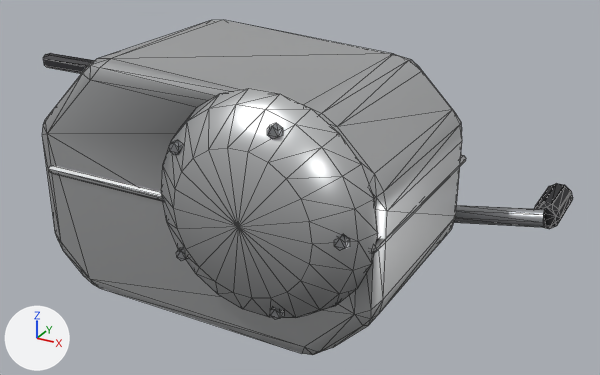
The glTF model public/models/modcar/parts/gb_moto.glb, before and after one commit.
Camera for both pictures: a 50 mm lens placed at (0.277, -0.448, 0.303), pointed at (0.006, 0.046, 0.056). The axes (+X, +Y, +Z) are drawn at lower left. The lights are the same throughout. The older version comes first. Mesh edges are drawn as thin lines. Vertices at exactly the same position are counted once.

Objects in the first picture: 'PART'.
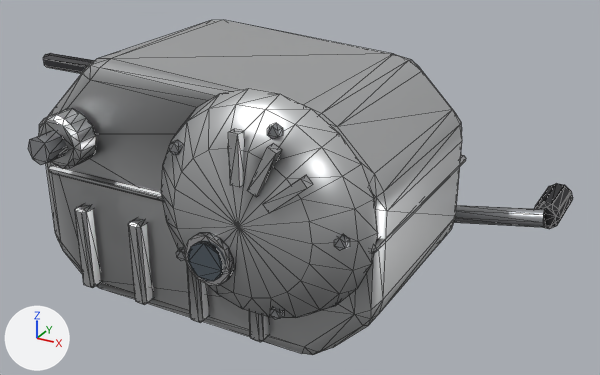
What changed in the scene script:
```text
Add mat_chrome:
    mat_chrome = bpy.data.materials.new('chrome')
    # nodes: BsdfPrincipled, Mix, OutputMaterial, VertexColor
    # colours: white #f3f3f6, mixed with the vertex colours
Add mat_glass_dark:
    mat_glass_dark = bpy.data.materials.new('glass_dark')
    # nodes: BsdfPrincipled, Mix, OutputMaterial, VertexColor
    # colours: greyish blue #505961, mixed with the vertex colours
Change me_part:
    used by ob_part; location = (0.0, 0.0, 0.0)
    remove me_part.from_pydata(...)  # 621 vertices, 1118 faces; spans x -0.28..0.18, y -0.105..0.162, z -0.013..0.169
    add me_part.from_pydata(...)  # 937 vertices, 1642 faces; spans x -0.28..0.18, y -0.11..0.162, z -0.013..0.169
    me_part part 1: a new loose piece, a box spanning x 0.047..0.053, y -0.107..-0.101, z 0.125..0.155, in mat_alu
    me_part part 2: a new loose piece, an 8-sided cylinder along y spanning x -0.099..-0.081, y -0.11..-0.09, z 0.111..0.129, in mat_steel
    me_part part 3: a new loose piece, a 14-sided cylinder along y spanning x 0.0144..0.0456, y -0.108..-0.104, z 0.059..0.091, in mat_chrome
    me_part part 4: a new loose piece, a 14-sided cylinder along y spanning x 0.0183..0.0417, y -0.11..-0.108, z 0.063..0.087, in mat_glass_dark
    me_part part 5
    130 vertices are added at x -0.107..0.094, y -0.107..0.083, z 0.01..0.151
    64 new vertices lie (0.0, 0.008, 0.0) away from vertices in x -0.095..0.05, y -0.081..0.073, z 0.01..0.07
    8 new vertices lie (0.0, 0.0, 0.056) away from vertices in x -0.093..0.048, y -0.083, z 0.012
    8 new vertices lie (0.0, 0.0, 0.056) away from vertices in x -0.093..0.048, y 0.083, z 0.012
    18 new vertices lie (0.0, 0.014, 0.0) away from vertices in x -0.107..-0.073, y -0.092, z 0.102..0.138
    8 new vertices lie (0.0, 0.006, 0.0) away from vertices in x 0.058..0.094, y -0.107, z 0.114..0.151
    380 new faces join them, mat_alu
    me_part part 6: 594 kept faces spanning x -0.277..0.178, y -0.105..0.159, z -0.013..0.169 get new vertex colours
    add me_part.materials.append(mat_chrome)
    add me_part.materials.append(mat_glass_dark)
```

Boxes (x1, y1, x2, y2) around the edits, measured in the pictures (600 x 375 px):
'PART', reshaped
    before: (42, 20, 573, 355)
    after: (28, 20, 573, 355)
part 1 of me_part, added
    after: (228, 129, 244, 187)
part 2 of me_part, added
    after: (28, 130, 67, 165)
part 3 of me_part, added
    after: (184, 233, 234, 286)
part 4 of me_part, added
    after: (188, 242, 224, 281)
part 5 of me_part, added
    after: (39, 108, 313, 342)
part 6 of me_part, recoloured
    both: (46, 97, 324, 341)
